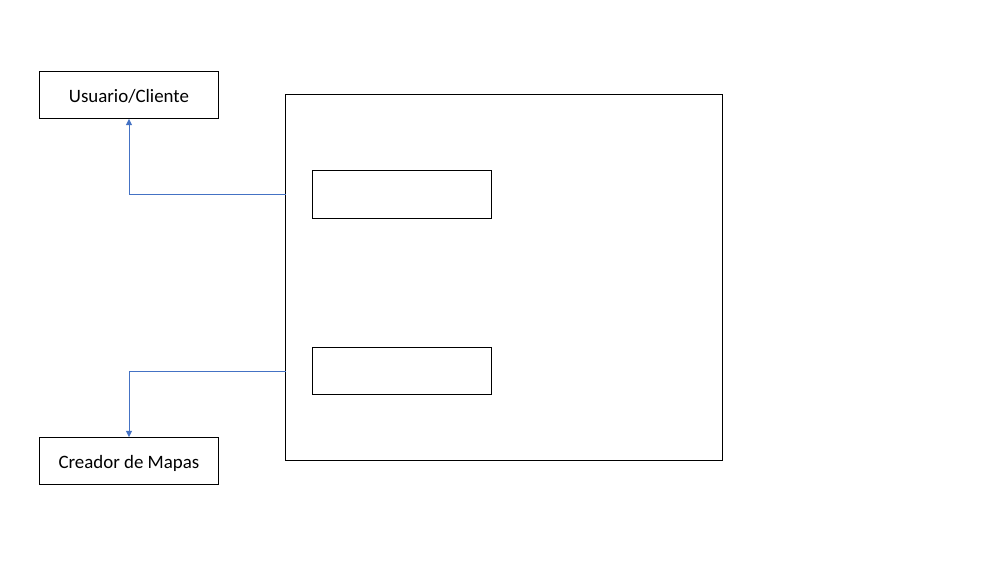
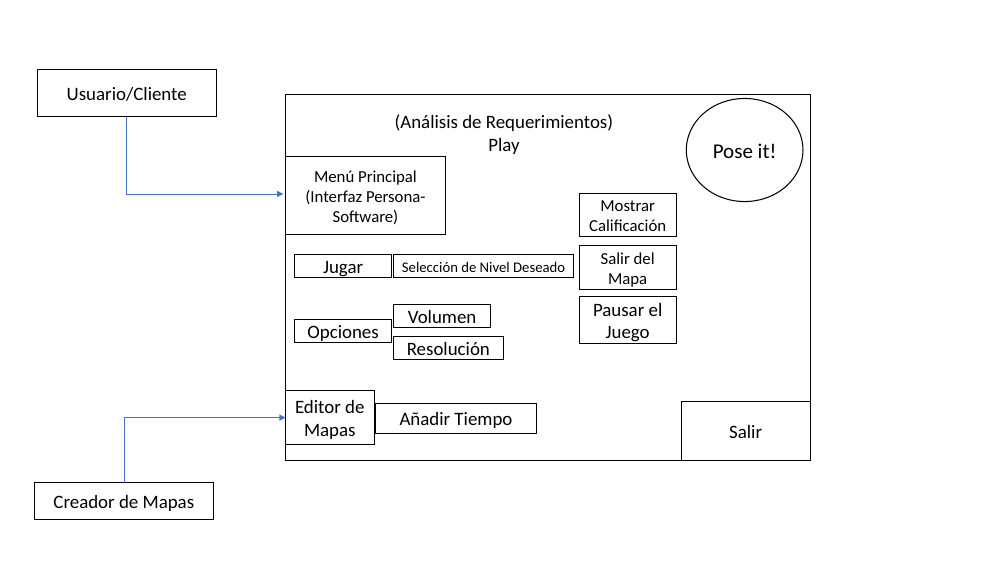
Before and after one commit to humanoastuto/RFBPJDG_PI, a slide deck: slide 1 of Informe/Images/MVP.pptx. Drawn at 1008x567 pixels with LibreOffice and Linux fonts; fonts in the diff are those of the drawing. Boxes give left, top, right and bottom in pixels: in the first picture for what was removed or moved away, otherwise in the second. Text is boxed around its words. In the diff, an @@ line names an element or a change of style, - is before the commit and + after.

```diff
--- a/Informe/Images/MVP.pptx
+++ b/Informe/Images/MVP.pptx
@@ elbow arrow moved from (286, 194) - (129, 119) to (127, 117) - (284, 194) @@
@@ rectangle: place and size @@
-rectangle at [286, 95, 723, 461]
+rectangle at [286, 95, 811, 461]
@@ text added at [395, 114, 613, 154], 18 pt, text #000000 @@
+(Análisis de Requerimientos)
+Play
@@ ellipse added at [687, 98, 803, 201], fill #FFFFFF, outline #000000 1 pt, 20 pt, text #000000 @@
+Pose it!
@@ rectangle added at [286, 157, 445, 234], fill #FFFFFF, outline #000000 0.75 pt, 16 pt, text #000000 @@
+Menú Principal
+(Interfaz Persona-Software)
@@ rectangle removed at [312, 171, 492, 219] @@
@@ rectangle added at [579, 193, 676, 237], fill #FFFFFF, outline #000000 0.75 pt, 16 pt, text #000000 @@
+Mostrar Calificación
@@ rectangle added at [295, 255, 392, 278], fill #FFFFFF, outline #000000 0.75 pt, 18 pt, text #000000 @@
+Jugar
@@ rectangle added at [394, 255, 574, 278], fill #FFFFFF, outline #000000 0.75 pt, 14 pt, text #000000 @@
+Selección de Nivel Deseado
@@ rectangle added at [579, 246, 676, 290], fill #FFFFFF, outline #000000 0.75 pt, 16 pt, text #000000 @@
+Salir del Mapa
@@ rectangle added at [579, 296, 676, 343], fill #FFFFFF, outline #000000 0.75 pt, 18 pt, text #000000 @@
+Pausar el Juego
@@ rectangle added at [295, 320, 392, 343], fill #FFFFFF, outline #000000 0.75 pt, 18 pt, text #000000 @@
+Opciones
@@ rectangle added at [394, 305, 491, 328], fill #FFFFFF, outline #000000 0.75 pt, 18 pt, text #000000 @@
+Volumen
@@ rectangle removed at [312, 347, 492, 395] @@
@@ rectangle added at [394, 337, 504, 360], fill #FFFFFF, outline #000000 0.75 pt, 18 pt, text #000000 @@
+Resolución
@@ elbow arrow moved from (286, 371) - (129, 437) to (124, 483) - (286, 417) @@
@@ rectangle added at [286, 390, 374, 444], fill #FFFFFF, outline #000000 0.75 pt, 18 pt, text #000000 @@
+Editor de Mapas
@@ rectangle added at [375, 404, 537, 434], fill #FFFFFF, outline #000000 1 pt, 18 pt, text #000000 @@
+Añadir Tiempo
@@ rectangle added at [681, 402, 811, 461], fill #FFFFFF, outline #000000 0.75 pt, 18 pt, text #000000 @@
+Salir
@@ rectangle "Creador de Mapas": place and size @@
-rectangle "Creador de Mapas" at [39, 437, 219, 485]
+rectangle "Creador de Mapas" at [35, 483, 214, 520]
```
Also in this commit, not shown: 41 other files.
